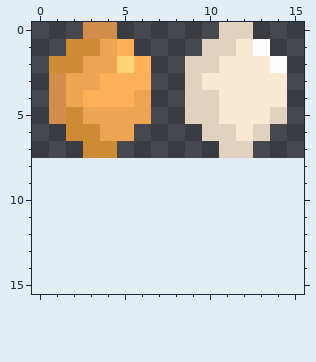
One commit to this pixel-art file: sprites/items/biological/chicken-eggs.aseprite. The first picture shows the starting point.
16x8 pixels, 1 frame. The old version is drawn lined up with the new one, on the new canvas.
After the commit:
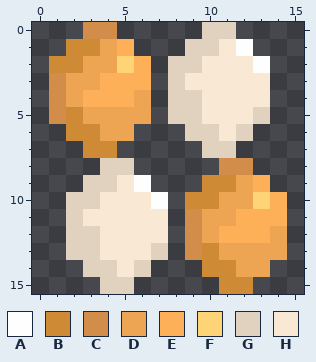
Palette (. is transparent): A #fefeff  B #cf8a36  C #d18d49  D #eda553  E #feb059  F #fed476  G #e0d2bf  H #f9e9d4
Changes in this commit:
canvas 16x8 -> 16x16
@@ x 0..15 @@
- 0 ...CC......GG...
- 1 ..BBDE....GGHA..
- 2 .BBDDFE..GGHHHA.
- 3 .CDDEEE..GHHHHH.
- 4 .CDEEED..GGHHHH.
- 5 .CBDDDD..GGHHHG.
- 6 ..BBDD....GGHG..
- 7 ...BB......GG...
- 8 ................
- 9 ................
-10 ................
-11 ................
-12 ................
-13 ................
-14 ................
-15 ................
+ 0 ...CC.....GG....
+ 1 ..BBDE...GGHA...
+ 2 .BBDDFE.GGHHHA..
+ 3 .CDDEEE.GHHHHH..
+ 4 .CDEEED.GGHHHH..
+ 5 .CBDDDD.GGHHHG..
+ 6 ..BBDD...GGHG...
+ 7 ...BB.....GG....
+ 8 ....GG.....CC...
+ 9 ...GGHA...BBDE..
+10 ..GGHHHA.BBDDFE.
+11 ..GHHHHH.CDDEEE.
+12 ..GGHHHH.CDEEED.
+13 ..GGHHHG.CBDDDD.
+14 ...GGHG...BBDD..
+15 ....GG.....BB...
